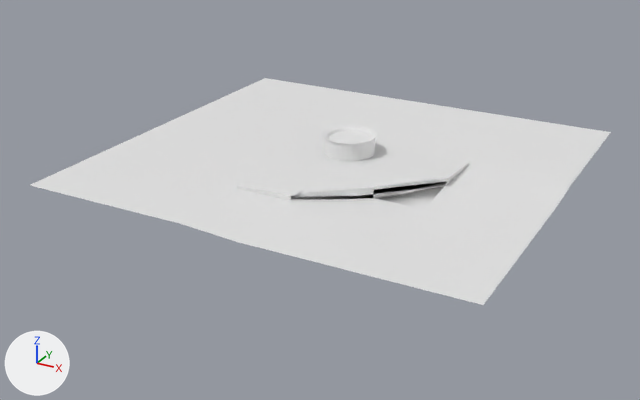
Two versions of the FBX model Assets/Levels/Dev/Models/LevelGeometry.fbx, one commit apart.
Camera for both pictures: a camera (50 mm lens) standing at (34.8, -57.2, 22.7) and looking at (6.7, -6.2, -2.8). Lighting does not change. The marker at lower left points along +X, +Y and +Z. Where no turn or scale is listed for an object, it has been applied to the vertices.

Script lines for the objects in view, before the commit:
```python
me_cylinder = bpy.data.meshes.new('Cylinder')
me_cylinder.from_pydata(...)  # 192 vertices, 162 faces; spans x -1.99..1.98, y -2.0..1.97, z -0.58..0.79
me_plane = bpy.data.meshes.new('Plane')
me_plane.from_pydata(...)  # 114 vertices, 91 faces; spans x -6.2..25.2, y -19.5..9.8, z -0.4..0.5
ob_cylinder = bpy.data.objects.new('Cylinder', me_cylinder)
ob_cylinder.location = (7.5, -3.25, 0.56)
ob_plane = bpy.data.objects.new('Plane', me_plane)
ob_plane.location = (-2.0, 0.5, 0.0)
```
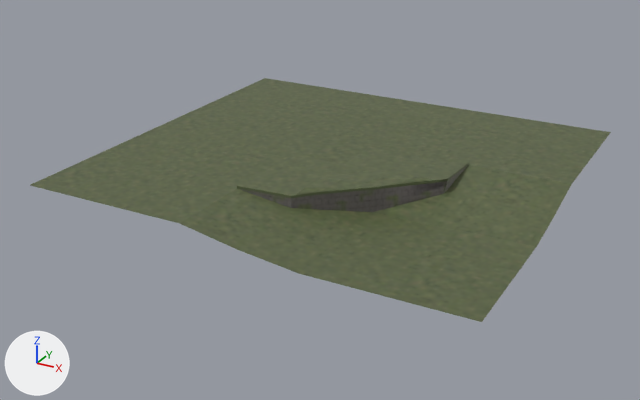
Pixel boxes [x1, y1, x2, y2] of what changed, in the pictures (640 x 400 px; the box of a moved part takes in the faces that stretch with it):
'Plane', reshaped (7% taller): before [30, 78, 611, 305]; after [30, 78, 611, 322]
'Cylinder', deleted: before [322, 125, 377, 161]
part 1 of me_plane, moved or reshaped: before [299, 198, 538, 305]; after [299, 212, 536, 322]
part 2 of me_plane, moved or reshaped: before [180, 189, 374, 258]; after [180, 189, 374, 273]
part 3 of me_plane, moved or reshaped: before [373, 165, 519, 219]; after [373, 165, 519, 234]
part 4 of me_plane, moved or reshaped: before [481, 174, 571, 232]; after [480, 174, 572, 247]
part 5 of me_plane, surface changed (white to green): [30, 78, 611, 224] in both
part 6 of me_plane, recoloured (white to green): [237, 163, 469, 198] in both

The change, as a diff of the scene's bpy script:
```diff
--- a/Assets/Levels/Dev/Models/LevelGeometry.fbx.py
+++ b/Assets/Levels/Dev/Models/LevelGeometry.fbx.py
@@ img_grass_png @@
+img_grass_png = load_image('Grass.png', 'Materials/Textures/Grass.png', 64, 64, 'sRGB')
@@ img_brick_png @@
+img_brick_png = load_image('Brick.png', 'Materials/Textures/Brick.png', 64, 64, 'sRGB')
@@ mat_grass @@
+mat_grass = principled_material('Grass')
+mat_grass.texture = img_grass_png
@@ mat_cobblestone @@
+mat_cobblestone = principled_material('Cobblestone')
+mat_cobblestone.texture = img_brick_png
@@ me_plane @@
 # used by ob_plane; location = (-2.0, 0.5, 0.0)
-me_plane.from_pydata(...)  # 114 vertices, 91 faces; spans x -6.2..25.2, y -19.5..9.8, z -0.4..0.5
+me_plane.from_pydata(...)  # 114 vertices, 91 faces; spans x -6.2..25.2, y -19.5..9.8, z -1.4..0.5
+# me_plane part 1: all 16 vertices in x 14.3..25.2, y -19.5..-9.7, z -0.4..-0.2 are moved by (0.0, 0.0, -1.0)
+# me_plane part 2: all 3 vertices in x 10.3, y -19.5..-13.4, z -0.2..0.0 are moved by (0.0, 0.0, -0.5)
+# me_plane part 3: all 2 vertices in x 17.8..21.6, y -6.3..-6.2, z -0.2..-0.1 are moved by (0.0, 0.0, -0.5)
+# me_plane part 4: the 1 vertex in x 25.2, y -6.2, z -0.2 is moved by (0.0, 0.0, -0.5)
+# me_plane part 5: 81 kept faces spanning x -6.2..25.2, y -19.5..9.8, z -1.4..0.3 get new texture (UV) coordinates
+# me_plane part 6: 87 faces spanning x -6.2..25.2, y -19.5..9.8, z -1.4..0.5 switch from no material to mat_grass (picture img_grass_png)
+me_plane.materials.append(mat_cobblestone)  # picture img_brick_png
@@ ob_cylinder @@
-ob_cylinder = bpy.data.objects.new('Cylinder', me_cylinder)
-ob_cylinder.location = (7.5, -3.25, 0.56)
```
